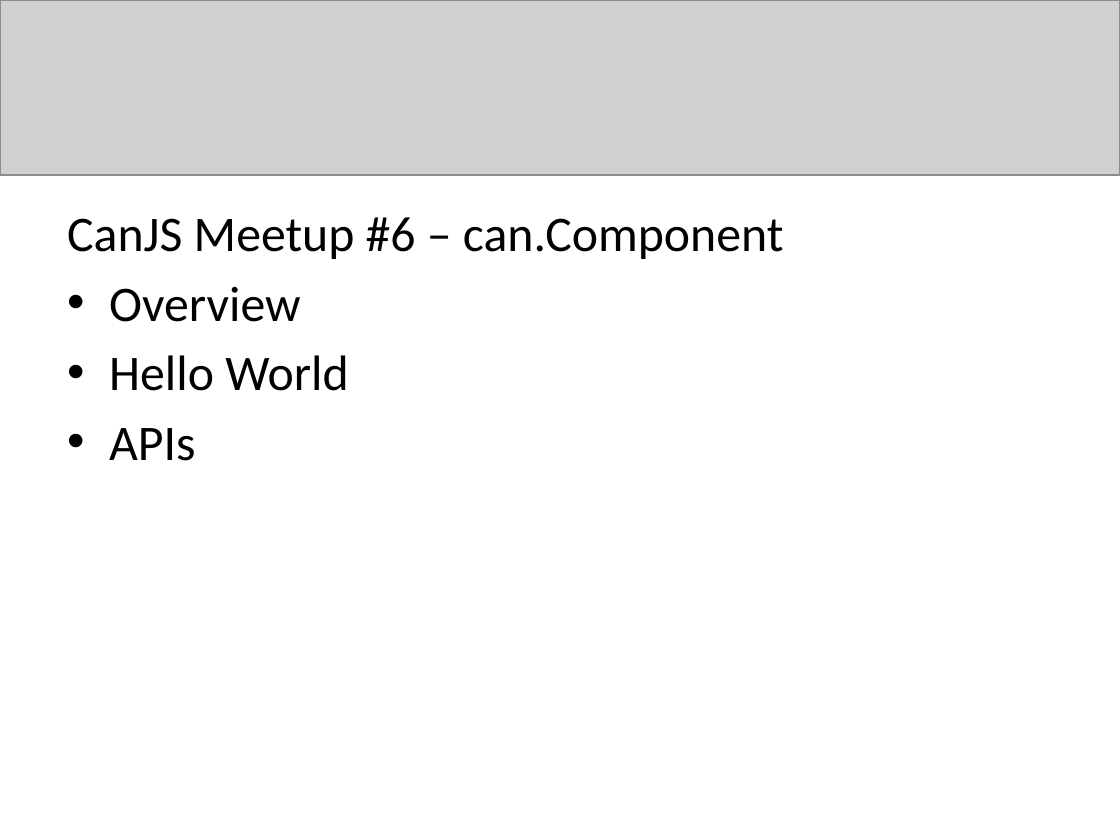
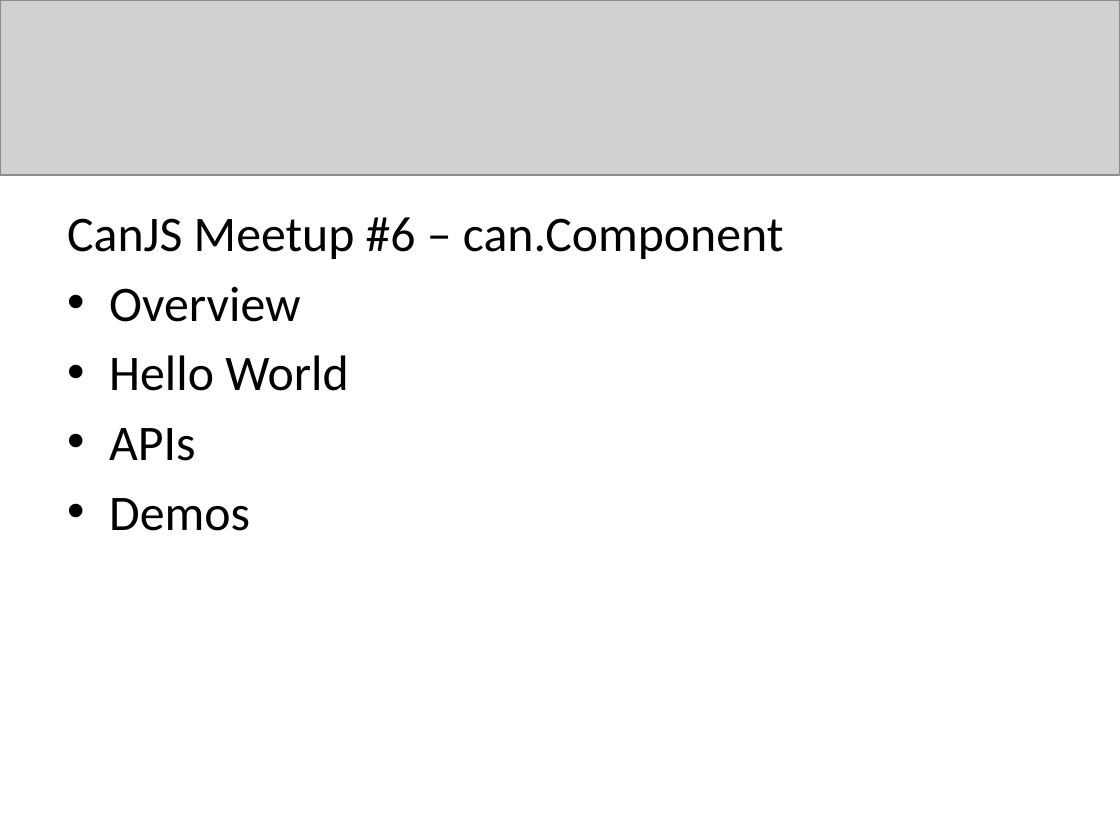
Before and after one commit to canjs/can-meetup, a slide deck: slide 1 of 6_component/canjs-component.pptx. Drawn at 1120x840 pixels with LibreOffice and Linux fonts; fonts in the diff are those of the drawing; grey boxes stand for pictures. Boxes give left, top, right and bottom in pixels: in the first picture for what was removed or moved away, otherwise in the second. Text is boxed around its words. In the diff, an @@ line names an element or a change of style, - is before the commit and + after.

```diff
--- a/6_component/canjs-component.pptx
+++ b/6_component/canjs-component.pptx
@@ text at (109,498,250,531): paragraph added @@
+• Demos
```
Also in this commit, not shown: 6 other slides changed, 6 slides added, 20 slides removed, 16 other files.
